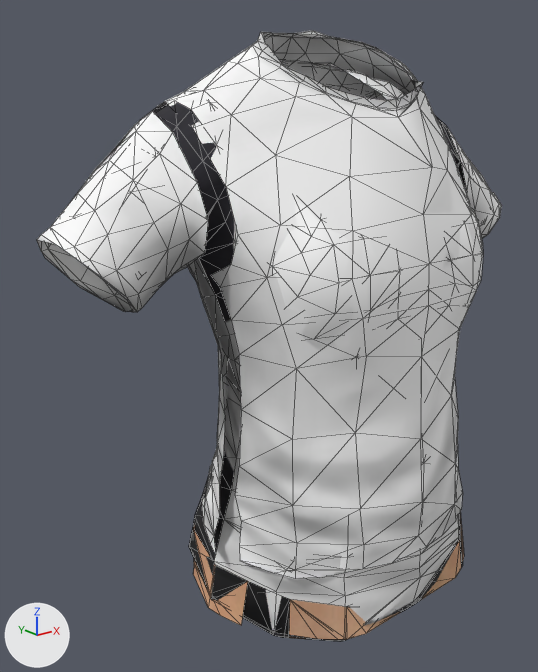
Renders of the glTF model packaging/garment-results/cross-body/andre_casual-to-emma_casual/Top_tee/Top_tee.glb from each side of a commit.
Before and after are seen from a camera (50 mm lens) standing at (-0.54, -0.537, 1.433) and looking at (-0.061, 0.062, 1.194). The lights are fixed; the arrows at lower left show +X, +Y and +Z. The first picture is the older version. Mesh edges are drawn as thin lines.

The first picture shows 'Fitted_Top_tee', 'Liner_Top_tee'.
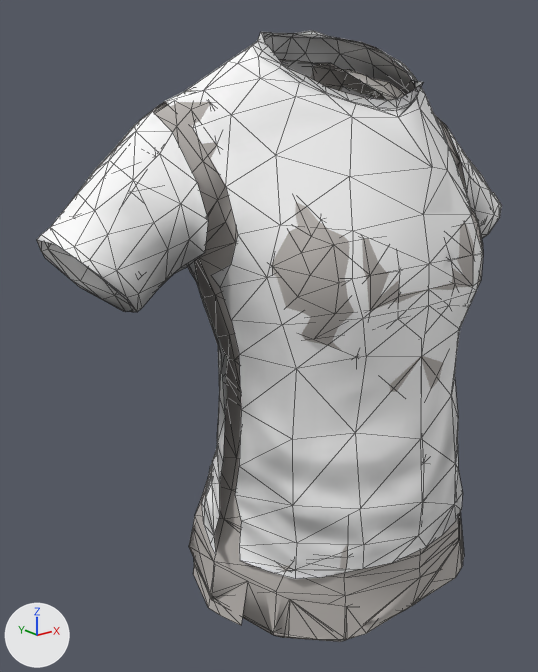
The change, as a diff of the scene's bpy script:
```diff
--- a/packaging/garment-results/cross-body/andre_casual-to-emma_casual/Top_tee/Top_tee.glb.py
+++ b/packaging/garment-results/cross-body/andre_casual-to-emma_casual/Top_tee/Top_tee.glb.py
@@ mat_liner_fabric @@
+mat_liner_fabric = bpy.data.materials.new('Liner_fabric')
+# nodes: BsdfPrincipled, Mix, OutputMaterial, VertexColor
+# colours: grey #b8b3af, mixed with the vertex colours
@@ me_mesh_024 @@
 me_mesh_024.from_pydata(...)  # 572 vertices, 1032 faces; spans x -0.275..0.275, y -0.115..0.159, z 0.921..1.477
-me_mesh_024.materials.append(mat_top_tee_001)
+me_mesh_024.materials.append(mat_liner_fabric)
```

What differs and where, as boxes (x1, y1, x2, y2) in the pictures (538 x 672 px):
'Liner_Top_tee', recoloured: (100, 61, 483, 642) in both
